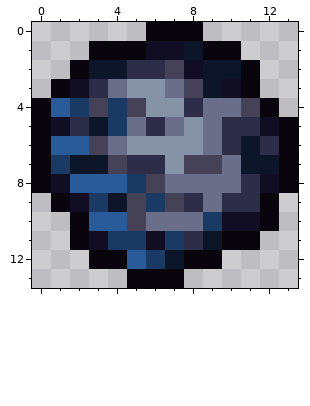
Pixel-art sprite: Items/BossSummons/LargeGeode.png. The picture above was drawn from the file before the commit.
The file is 28x28 pixels, drawn in blocks of 2x2; one block is one cell here. Colours within 5 levels of each other are drawn and written as one.
The result:
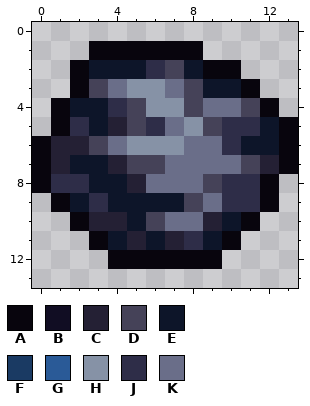
Palette (. is transparent): A #08050d  B #110d23  C #242034  D #454258  E #0d1529  F #1a3a63  G #2a5a97  H #8692a6  J #2e2d48  K #6a6e89
Changes in this commit:
{"y":0,"x":6,"old":"AAA","new":"..."}
{"y":1,"x":6,"old":"BBEAA","new":"AAA.."}
{"y":2,"x":5,"old":"J","new":"E"}
{"y":2,"x":8,"old":"BEEA","new":"EAA."}
{"y":3,"x":1,"old":"ABJ","new":".AD"}
{"y":3,"x":10,"old":"B","new":"E"}
{"y":4,"x":0,"old":"AGFDF","new":".AEEJ"}
{"y":4,"x":8,"old":"J","new":"D"}
{"y":5,"x":0,"old":"AB","new":".A"}
{"y":5,"x":4,"old":"FK","new":"CD"}
{"y":5,"x":9,"old":"K","new":"D"}
{"y":5,"x":12,"old":"B","new":"E"}
{"y":6,"x":1,"old":"GG","new":"CC"}
{"y":6,"x":8,"old":"H","new":"K"}
{"y":6,"x":12,"old":"J","new":"E"}
{"y":7,"x":1,"old":"F","new":"C"}
{"y":7,"x":4,"old":"DJJHDD","new":"CDDKKK"}
{"y":7,"x":11,"old":"EE","new":"DC"}
{"y":8,"x":1,"old":"BGGGFD","new":"JJEECK"}
{"y":8,"x":9,"old":"KK","new":"DJ"}
{"y":8,"x":12,"old":"BA","new":"A."}
{"y":9,"x":2,"old":"BF","new":"EJ"}
{"y":9,"x":5,"old":"DFDJ","new":"EEED"}
{"y":10,"x":3,"old":"GGDK","new":"CCED"}
{"y":10,"x":9,"old":"FBBA","new":"CEA."}
{"y":11,"x":2,"old":"ABFFBF","new":".AECEC"}
{"y":11,"x":11,"old":"A","new":"."}
{"y":12,"x":3,"old":"A","new":"."}
{"y":12,"x":5,"old":"GFE","new":"AAA"}
{"y":13,"x":5,"old":"AAA","new":"..."}
